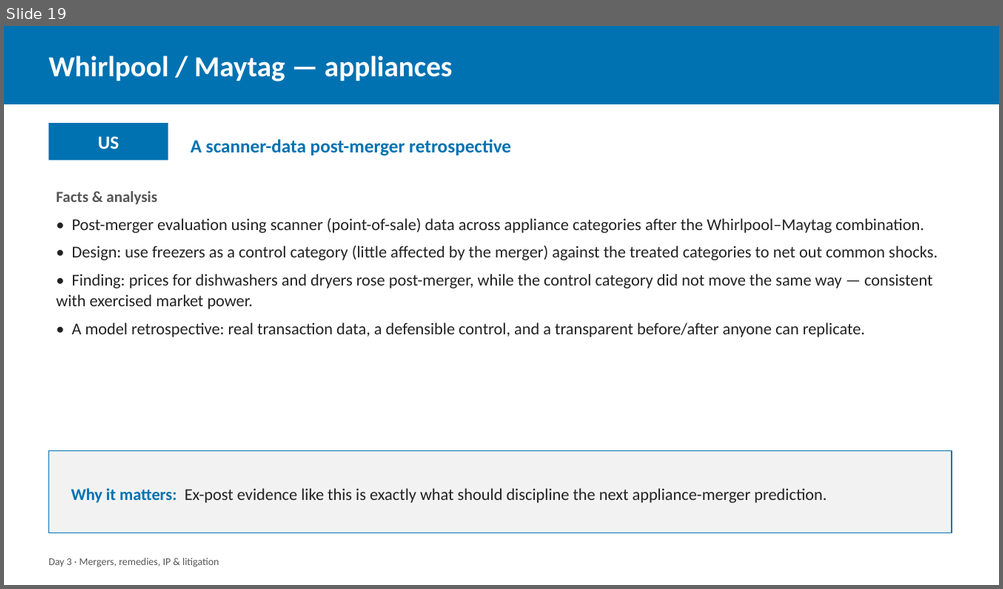
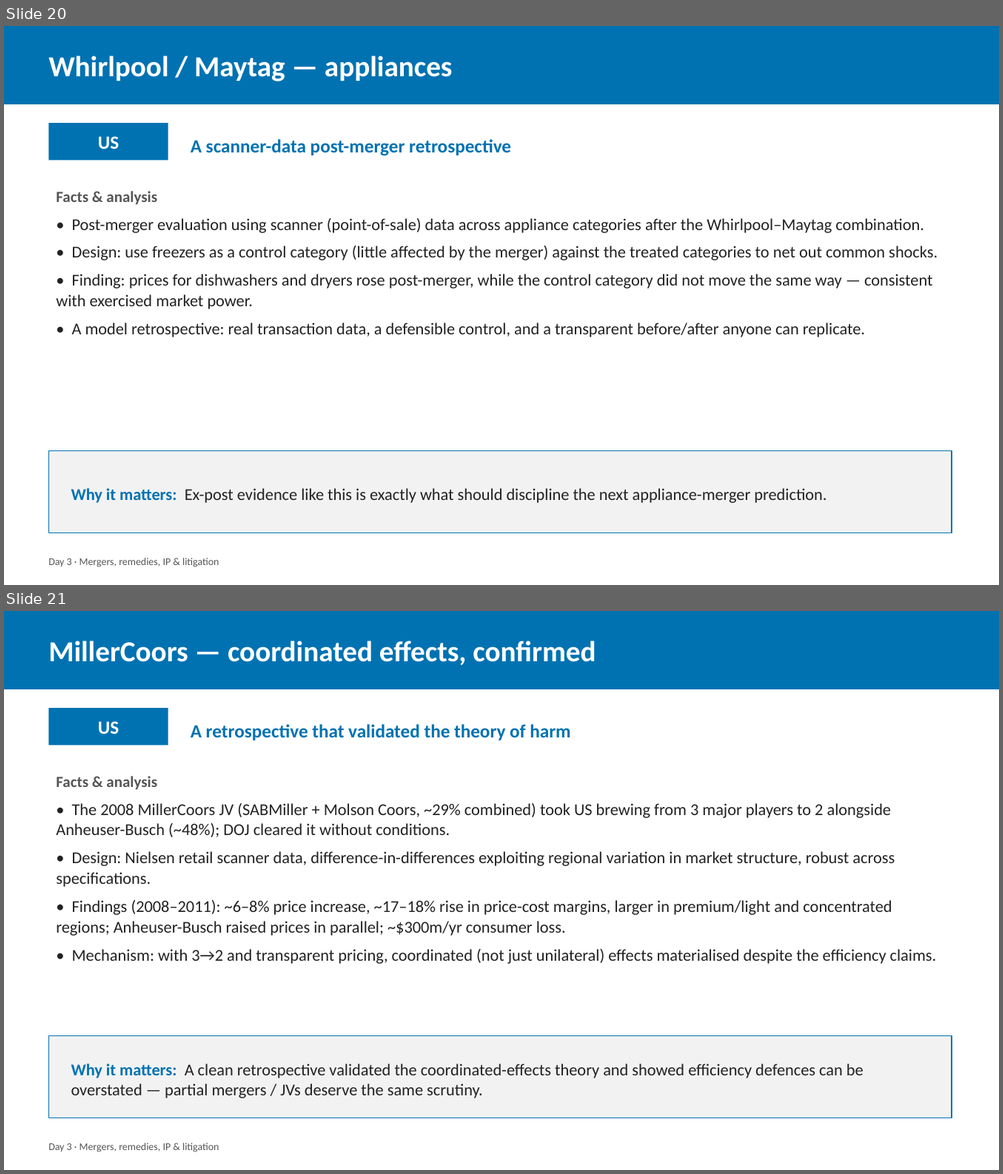
Before and after one commit to laurencehw/antitrust-methods, a slide deck: teaching/slides/day3_mergers_remedies_litigation.pptx. Shown one above the other, each under a label of ours: slide 19 before the commit, slides 20 and 21 after it. The pictures are 1003x589 and 1003x1174 pixels, drawn with LibreOffice and Linux fonts; fonts in the diff are those of the drawing. Boxes give left, top, right and bottom in pixels: in the first picture for what was removed or moved away, otherwise in the second. Text is boxed around its words. In the diff, an @@ line names an element or a change of style, - is before the commit and + after.

```diff
--- a/teaching/slides/day3_mergers_remedies_litigation.pptx
+++ b/teaching/slides/day3_mergers_remedies_litigation.pptx
@@ slide 21 added at [4,611,999,1170], background #FFFFFF @@
@@ rectangle added at [4,611,999,689], fill #0072B2 @@
@@ text added at [48,641,595,665], 28 pt, text #FFFFFF, bold @@
+MillerCoors — coordinated effects, confirmed
@@ rectangle added at [48,708,168,745], fill #0072B2 @@
@@ text added at [98,721,119,734], 18 pt, text #FFFFFF, bold @@
+US
@@ text added at [190,724,570,741], 18 pt, text #0072B2, bold @@
+A retrospective that validated the theory of harm
@@ text added at [56,776,936,964], 16 pt, text #222222 @@
+Facts & analysis
+• The 2008 MillerCoors JV (SABMiller + Molson Coors, ~29% combined) took US brewing from 3 major players to 2 alongside Anheuser-Busch (~48%); DOJ cleared it without conditions.
+• Design: Nielsen retail scanner data, difference-in-differences exploiting regional variation in market structure, robust across specifications.
+• Findings (2008–2011): ~6–8% price increase, ~17–18% rise in price-cost margins, larger in premium/light and concentrated regions; Anheuser-Busch raised prices in parallel; ~$300m/yr consumer loss.
+• Mechanism: with 3→2 and transparent pricing, coordinated (not just unilateral) effects materialised despite the efficiency claims.
@@ rectangle added at [48,1037,951,1119], fill #F2F2F2, outline #0072B2 1 pt @@
@@ text added at [71,1064,863,1099], 16 pt, text #222222 @@
+Why it matters: A clean retrospective validated the coordinated-effects theory and showed efficiency defences can be overstated — partial mergers / JVs deserve the same scrutiny.
@@ text added at [48,1143,219,1153], 10 pt, text #555555 @@
+Day 3 · Mergers, remedies, IP & litigation
@@ what was slide 19 is now slide 20 @@
```
Also in this commit, not shown: 3 other slides added, 5 other files.
